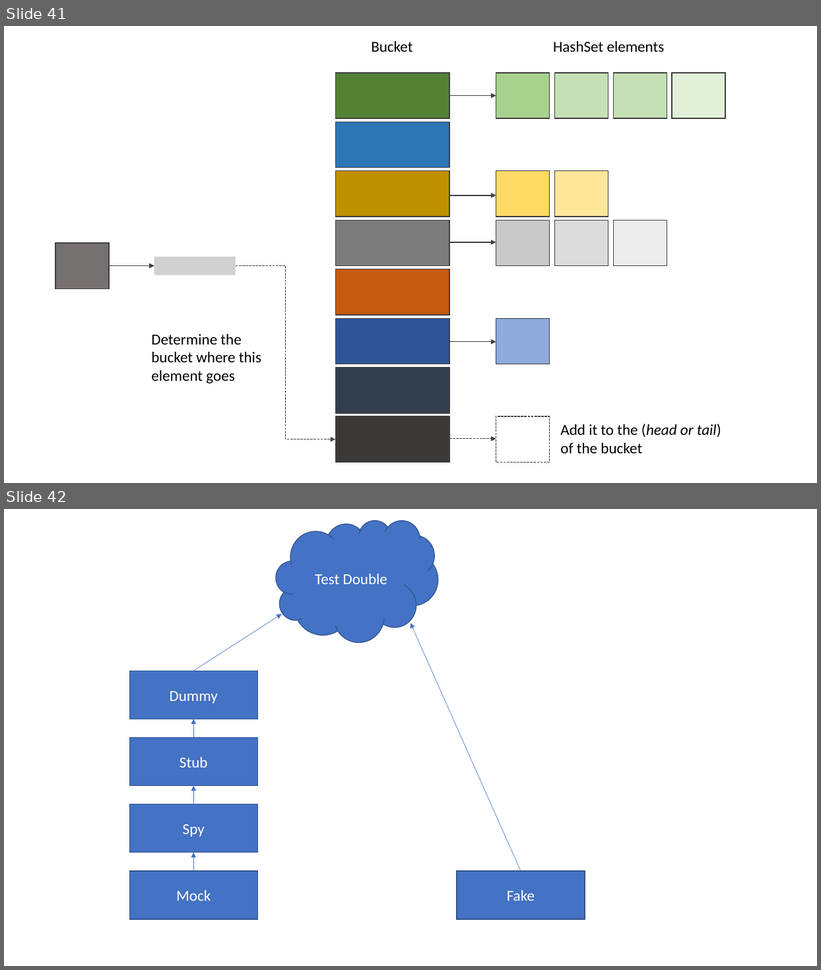
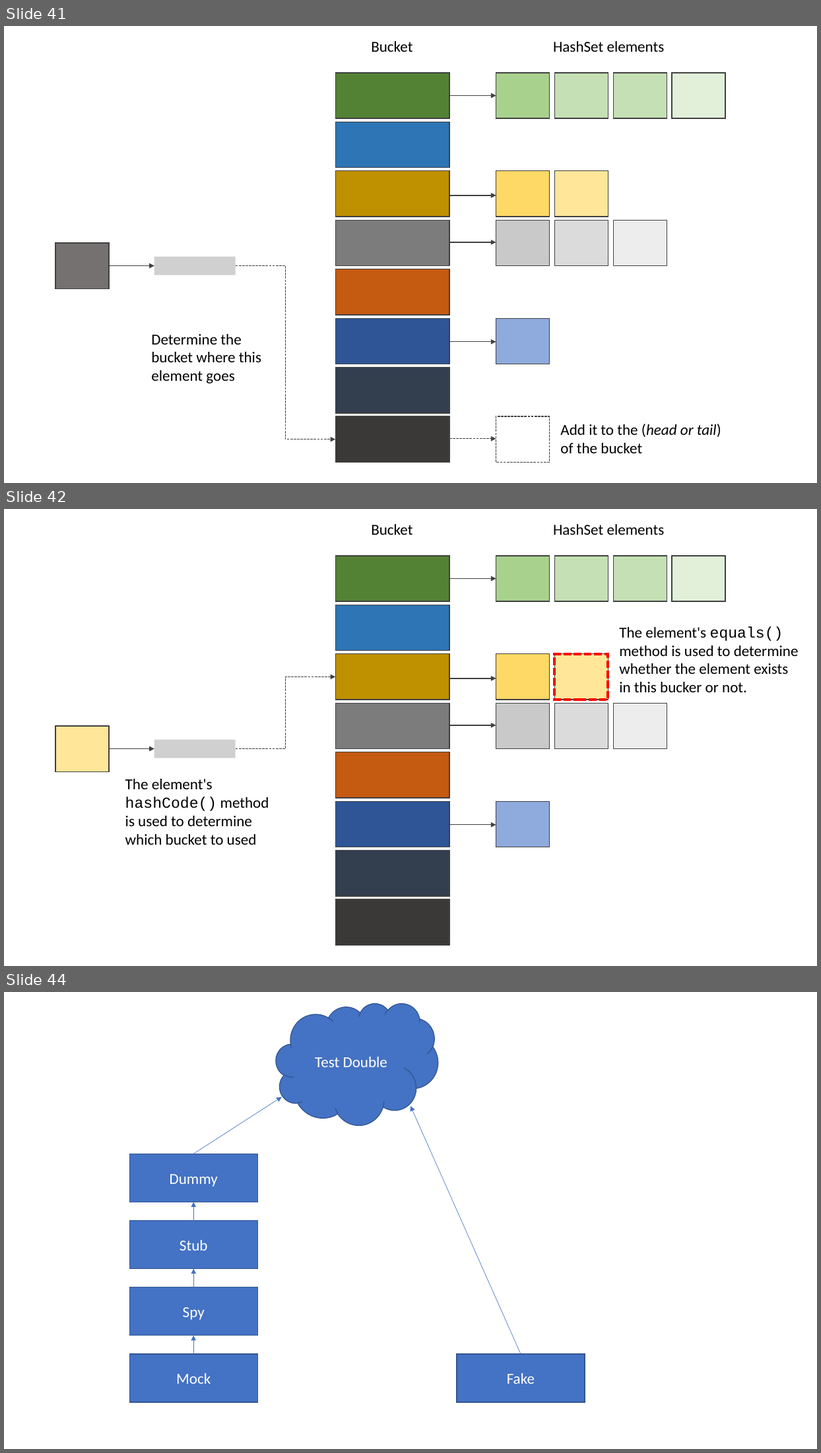
Before and after one commit to albertattard/java-boot-camp, a slide deck: assets/images/Images.pptx. Shown one above the other, each under a label of ours: slides 41 and 42 before the commit, slides 41, 42 and 44 after it; the slides between them are not shown. The pictures are 821x970 and 821x1453 pixels, drawn with LibreOffice and Linux fonts; fonts in the diff are those of the drawing; grey boxes stand for pictures. Boxes give left, top, right and bottom in pixels: in the first picture for what was removed or moved away, otherwise in the second. Text is boxed around its words. In the diff, an @@ line names an element or a change of style, - is before the commit and + after.

```diff
--- a/assets/images/Images.pptx
+++ b/assets/images/Images.pptx
@@ slide 42 added at [4,509,817,966], background #FFFFFF @@
@@ text added at [371,524,413,535], 18 pt, text #000000 @@
+Bucket
@@ text added at [553,524,665,535], 18 pt, text #000000 @@
+HashSet elements
@@ rectangle added at [335,556,450,601], fill #548235, outline #404040 1 pt @@
@@ rectangle added at [496,556,550,601], fill #A9D18E, outline #404040 1 pt @@
@@ rectangle added at [555,556,609,601], fill #C5E0B4, outline #404040 1 pt @@
@@ rectangle added at [613,556,667,601], fill #C5E0B4, outline #404040 1 pt @@
@@ rectangle added at [672,556,725,601], fill #E2F0D9, outline #404040 1 pt @@
@@ arrow added from (450, 578) to (496, 578), #404040 1 pt @@
@@ rectangle added at [335,605,450,650], fill #2E75B6, outline #404040 1 pt @@
@@ text added at [619,626,799,692], 18 pt, text #000000 @@
+The element's equals() method is used to determine whether the element exists in this bucker or not.
@@ rectangle added at [335,654,450,700], fill #BF9000, outline #404040 1 pt @@
@@ rectangle added at [496,654,550,700], fill #FFD966, outline #404040 1 pt @@
@@ rectangle added at [555,654,609,700], fill #FFE699, outline #404040 1 pt @@
@@ rectangle added at [555,654,609,700], outline #FF0000 3 pt dashed @@
@@ elbow arrow added from (236, 749) to (335, 677), #404040 1 pt dashed @@
@@ arrow added from (450, 679) to (496, 679), #404040 1 pt @@
@@ rectangle added at [335,703,450,749], fill #7C7C7C, outline #404040 1 pt @@
@@ rectangle added at [496,703,550,749], fill #C9C9C9, outline #404040 1 pt @@
@@ rectangle added at [555,703,609,749], fill #DBDBDB, outline #404040 1 pt @@
@@ rectangle added at [613,703,667,749], fill #EDEDED, outline #404040 1 pt @@
@@ rectangle added at [55,726,109,772], fill #FFE699, outline #404040 1 pt @@
@@ arrow added from (450, 725) to (496, 725), #404040 1 pt @@
@@ picture added at [154,739,235,758] @@
@@ arrow added from (109, 749) to (154, 749), #404040 1 pt @@
@@ rectangle added at [335,753,450,798], fill #C55A11, outline #404040 1 pt @@
@@ text added at [125,779,269,845], 18 pt, text #000000 @@
+The element's hashCode() method is used to determine which bucket to used
@@ rectangle added at [335,802,450,848], fill #2F5597, outline #404040 1 pt @@
@@ rectangle added at [496,802,550,848], fill #8FAADC, outline #404040 1 pt @@
@@ arrow added from (450, 825) to (496, 825), #404040 1 pt @@
@@ rectangle added at [335,851,450,896], fill #333F50, outline #404040 1 pt @@
@@ rectangle added at [335,900,450,946], fill #3B3838, outline #404040 1 pt @@
@@ what was slide 42 is now slide 44 @@
```
Also in this commit, not shown: 1 other slide added, 6 other files.
